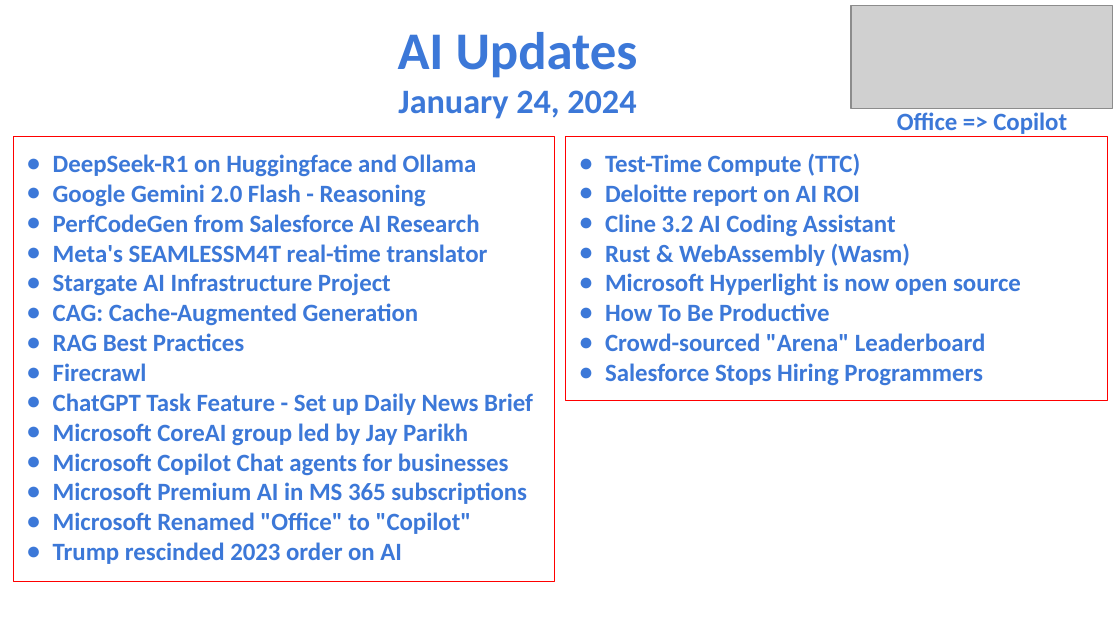
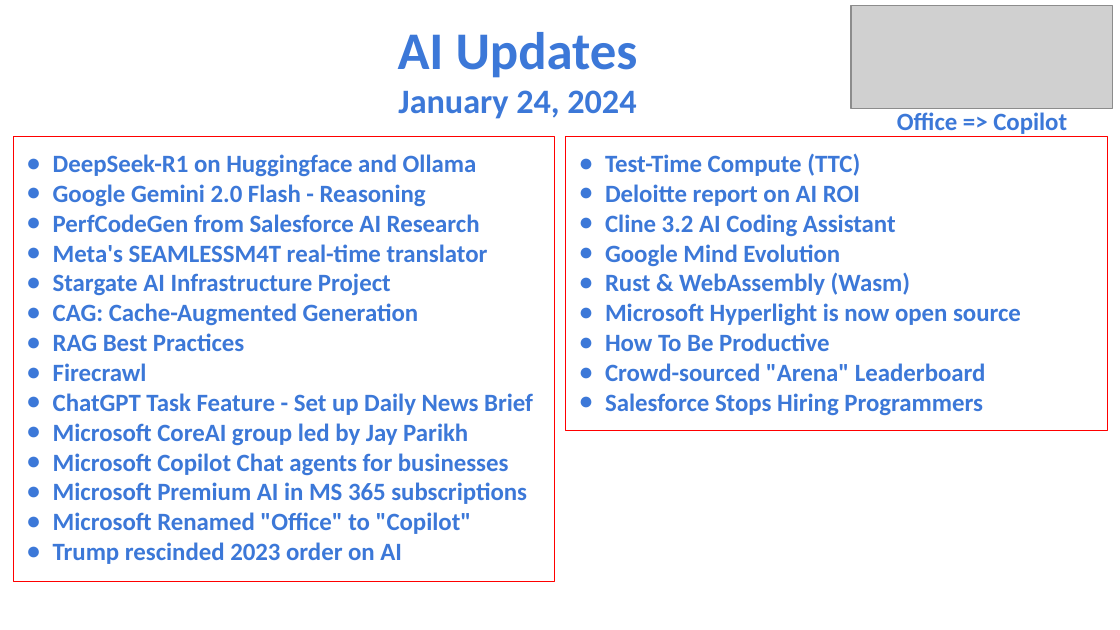
Before and after one commit to lselector/seminar, a slide deck: slide 1 of 2025/2025-01-24-AI-Updates.pptx. Drawn at 1120x630 pixels with LibreOffice and Linux fonts; fonts in the diff are those of the drawing; grey boxes stand for pictures. Boxes give left, top, right and bottom in pixels: in the first picture for what was removed or moved away, otherwise in the second. Text is boxed around its words. In the diff, an @@ line names an element or a change of style, - is before the commit and + after.

```diff
--- a/2025/2025-01-24-AI-Updates.pptx
+++ b/2025/2025-01-24-AI-Updates.pptx
@@ rectangle "Test-Time Compute (TTC)": place and size @@
-rectangle "Test-Time Compute (TTC)" at box(566, 137, 1107, 401)
+rectangle "Test-Time Compute (TTC)" at box(566, 137, 1107, 431)
@@ text in rectangle at box(605, 244, 840, 266): paragraph added @@
+● Google Mind Evolution
```
Also in this commit, not shown: 3 other slides changed, 2 slides added.
